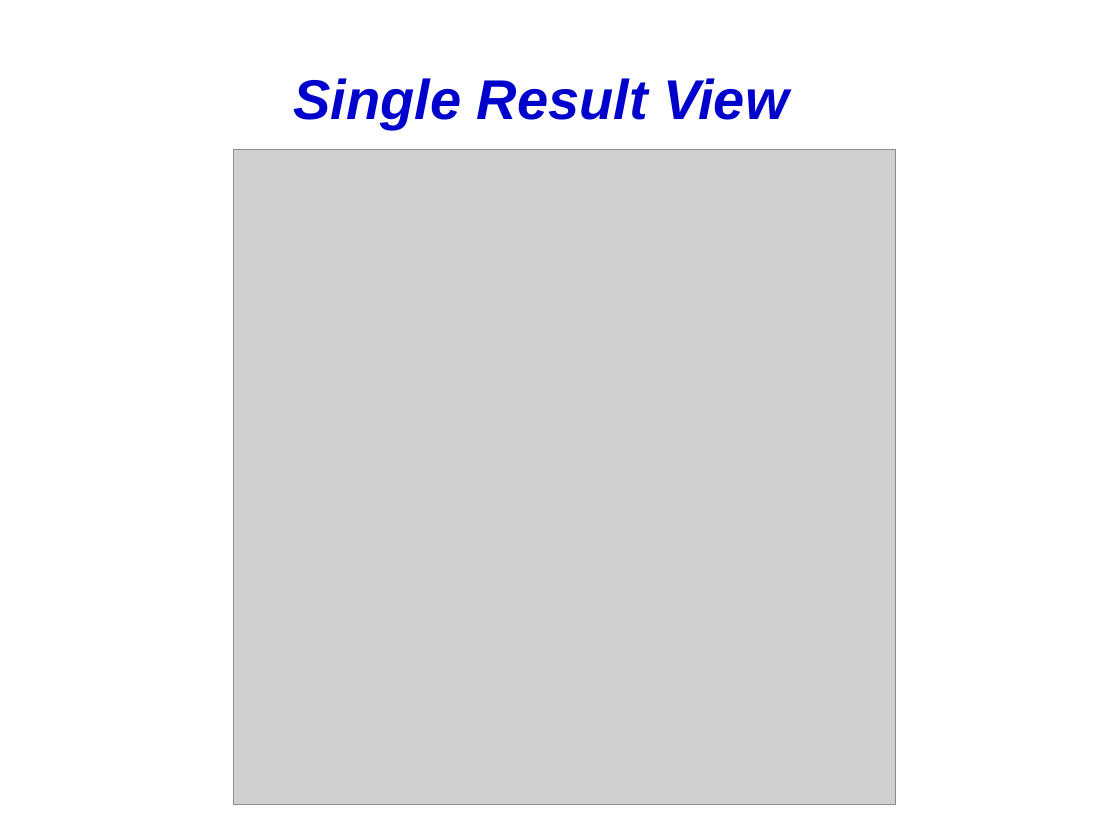
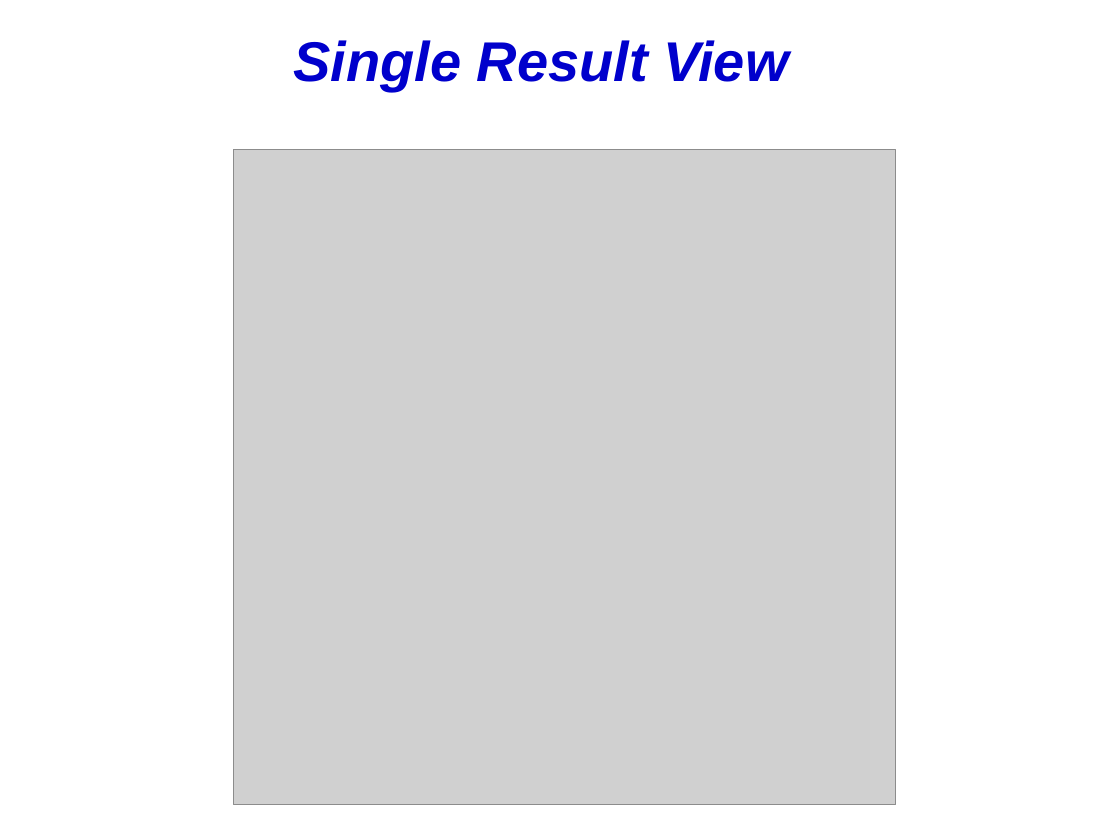
Before and after one commit to IncaProject/inca-xsede, a slide deck: slide 17 of talks/inca-tgarch-11-2-06.ppt (slide 18 before the commit). Drawn at 1120x840 pixels with LibreOffice and Linux fonts; fonts in the diff are those of the drawing; grey boxes stand for pictures. Boxes give left, top, right and bottom in pixels: in the first picture for what was removed or moved away, otherwise in the second. Text is boxed around its words. In the diff, an @@ line names an element or a change of style, - is before the commit and + after.

```diff
--- a/talks/inca-tgarch-11-2-06.ppt
+++ b/talks/inca-tgarch-11-2-06.ppt
@@ title "Single Result View" moved from (x1=293, y1=78, x2=788, y2=129) to (x1=293, y1=40, x2=788, y2=91) @@
```
Also in this commit, not shown: 7 other slides changed, 2 slides added, 4 slides removed.
